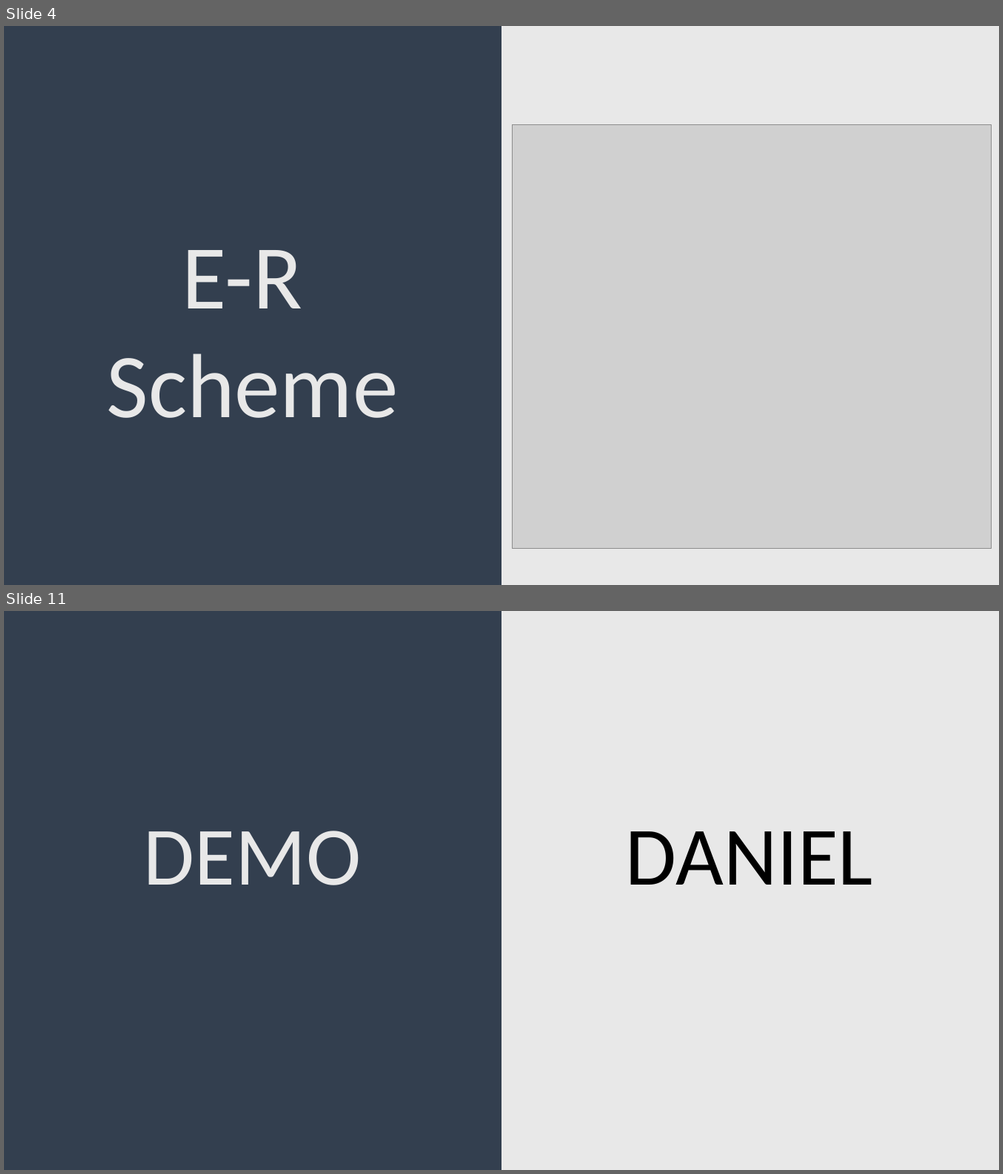
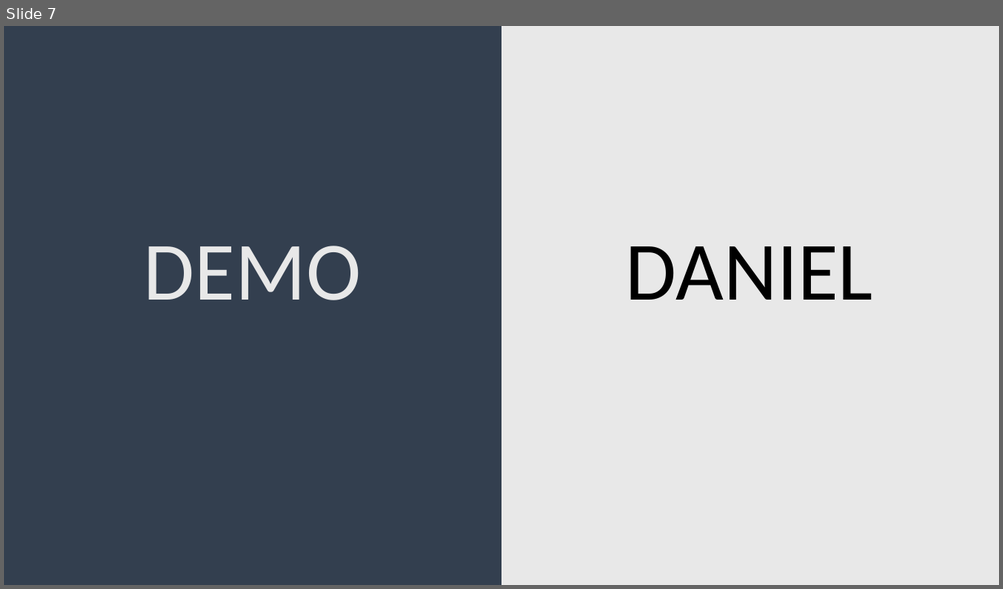
Before and after one commit to Adrianuhu/Discordia-Symfony, a slide deck: documentation/Exposition.pptx. Shown one above the other, each under a label of ours: slides 4 and 11 before the commit, slide 7 after it; the slides between them are not shown. The pictures are 1003x1174 and 1003x589 pixels, drawn with LibreOffice and Linux fonts; fonts in the diff are those of the drawing; grey boxes stand for pictures. Boxes give left, top, right and bottom in pixels: in the first picture for what was removed or moved away, otherwise in the second. Text is boxed around its words. In the diff, an @@ line names an element or a change of style, - is before the commit and + after.

```diff
--- a/documentation/Exposition.pptx
+++ b/documentation/Exposition.pptx
@@ slide 4 removed at (4, 26, 999, 585), background gradient #333F50 to #E8E8E8 @@
@@ picture removed at (512, 124, 990, 549) @@
@@ text removed at (107, 250, 398, 418) @@
-E-R
-Scheme
@@ what was slide 11 is now slide 7 @@
```
Also in this commit, not shown: 6 slides added, 9 other slides removed, 1 other file.
